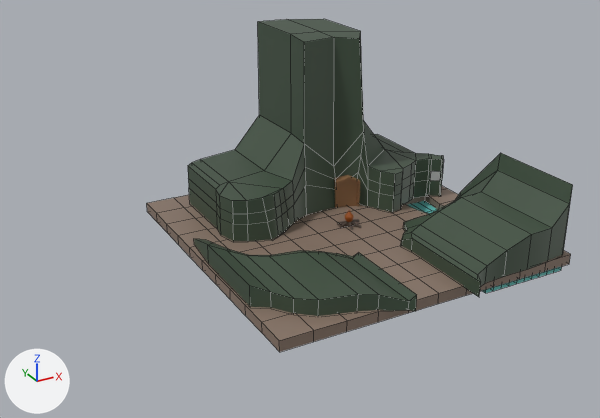
Renders of the FBX model Assets/Models/Blockings/Level2Hub.fbx from each side of a commit.
The view is the same before and after, from a 50 mm camera at (-0.195, -0.31, 0.17) aimed at (-0.031, -0.011, 0.021). Arrows for +X, +Y and +Z are at lower left; the lights stay in place. The picture after the commit comes second. Mesh edges are drawn as thin lines on the coarser meshes. Where no turn or scale is listed for an object, it has been applied to the vertices.
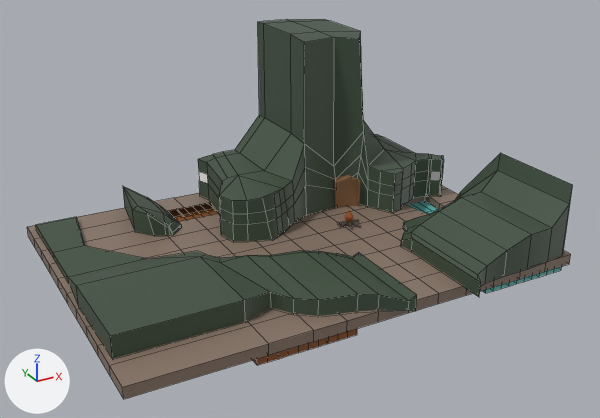
Where the newer file only moved an object's origin or applied its transform, the numbers keep the older frame.

What differs and where, as boxes (x1, y1, x2, y2) in the pictures (600 x 418 px):
'polySurface1', reshaped (39% wider, 14% taller)
    before: (188, 19, 573, 316)
    after: (36, 19, 573, 358)
'pPlane1', reshaped (28% wider, 28% taller)
    before: (147, 186, 571, 352)
    after: (27, 186, 571, 399)
'pCube3', added
    after: (123, 186, 181, 236)
'pasted__pPlane2', added (mostly hidden)
    after: (167, 202, 357, 365)
part 1 of me_mesh, built on
    before: (147, 195, 314, 352)
    after: (27, 193, 314, 399)
part 2 of me_mesh_001, built on
    before: (188, 19, 414, 308)
    after: (36, 19, 414, 358)

The change, as a list of edits to the scene's bpy script:
```text
Add mat_lambert9:
    mat_lambert9 = principled_material('lambert9')
    mat_lambert9.base_color = (1.0, 1.0, 1.0)  # white #ffffff
Add mat_lambert8:
    mat_lambert8 = principled_material('lambert8')
    mat_lambert8.base_color = (0.272, 0.0897, 0.0226)  # brown #8e5429
Change me_mesh:
    used by ob_pplane1; location = (0.0, 0.0, -0.002)
    remove me_mesh.from_pydata(...)  # 242 vertices, 242 faces; spans x -0.0742..0.0742, y -0.0742..0.0742, z -0.0025..0.0025
    add me_mesh.from_pydata(...)  # 264 vertices, 260 faces; spans x -0.1346..0.0742, y -0.0742..0.0742, z -0.0025..0.0025
    me_mesh part 1
    4 vertices are removed from x -0.0742, y -0.0742..0.0742, z -0.0025..0.0025
    20 faces are deleted
    18 vertices in x -0.0742, y -0.0593..0.0593, z -0.0025..0.0025 move by (-0.0045, 0.0, 0.0)
    2 vertices move from x -0.0445, y 0.0593, z -0.0025..0.0025 to x -0.0414..-0.0406, y 0.0593, z -0.0025..0.0025
    8 vertices are added at x -0.1346..-0.0787, y -0.0742..0.0742, z -0.0025..0.0025
    18 new vertices lie (-0.0559, 0.0, 0.0) away from vertices in x -0.0742, y -0.0593..0.0593, z -0.0025..0.0025
    38 new faces join them
Change me_mesh_001:
    used by ob_polysurface1; location = (0.0002, -0.0035, 0.0437)
    remove me_mesh_001.from_pydata(...)  # 280 vertices, 274 faces; spans x -0.073..0.073, y -0.081..0.081, z -0.044..0.044
    add me_mesh_001.from_pydata(...)  # 320 vertices, 314 faces; spans x -0.133..0.073, y -0.081..0.081, z -0.044..0.044
    me_mesh_001 part 2
    30 faces are deleted
    4 vertices in x -0.055, y 0.031, z -0.044..-0.023 move by (0.007, 0.008, 0.0)
    4 vertices in x -0.066..-0.065, y 0.013..0.018, z -0.044..-0.041 move by (-0.008, -0.009, 0.0)
    4 vertices in x -0.073..-0.066, y -0.043..-0.005, z -0.044..-0.034 move by (-0.007, -0.009, 0.0)
    4 vertices in x -0.045, y 0.073, z -0.044..-0.023 move by (0.014, 0.005, 0.0)
    4 vertices in x -0.051, y 0.07, z -0.044..-0.023 move by (0.014, 0.007, 0.0)
    14 vertices move from x -0.073..-0.045, y 0.0..0.067, z -0.044..-0.023 to x -0.097..-0.038, y -0.01..0.074, z -0.044..-0.023
    22 vertices are added at x -0.133..-0.032, y -0.052..0.074, z -0.044..-0.023
    18 new vertices lie (0.0, 0.029, 0.0) away from vertices in x -0.024..0.057, y 0.027..0.045, z -0.044..0.044
    69 new faces join them, mat_lambert2 (greyish green #3f503f)
    1 new face joins them, mat_lambert9 (white #ffffff)
    add me_mesh_001.materials.append(mat_lambert9)  # white #ffffff
Add me_mesh_011:
    me_mesh_011.from_pydata(...)  # 242 vertices, 242 faces; spans x -0.0222..0.0222, y -0.0742..0.0742, z -0.0025..0.0025
    me_mesh_011.materials.append(mat_lambert8)  # brown #8e5429
Add me_mesh_010:
    me_mesh_010.from_pydata(...)  # 34 vertices, 32 faces; spans x -0.0139..0.0087, y -0.0254..0.0233, z -0.0067..0.0067
    me_mesh_010.materials.append(mat_lambert2)  # greyish green #3f503f
Add ob_pasted__pplane2:
    ob_pasted__pplane2 = bpy.data.objects.new('pasted__pPlane2', me_mesh_011)
    ob_pasted__pplane2.location = (-0.0602, 0.0025, -0.0068)
Add ob_pcube3:
    ob_pcube3 = bpy.data.objects.new('pCube3', me_mesh_010)
    ob_pcube3.location = (-0.0773, 0.057, 0.007)
```
